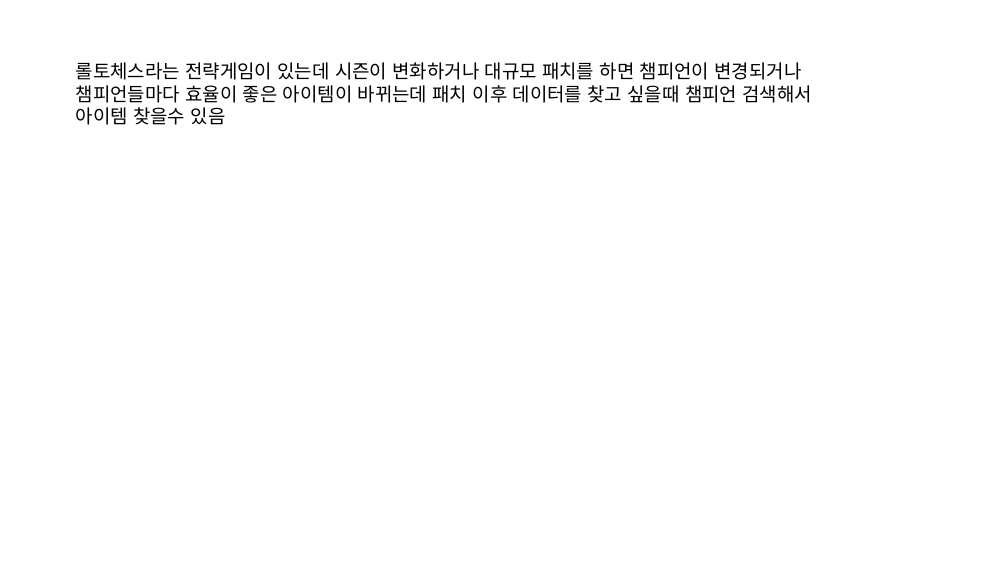
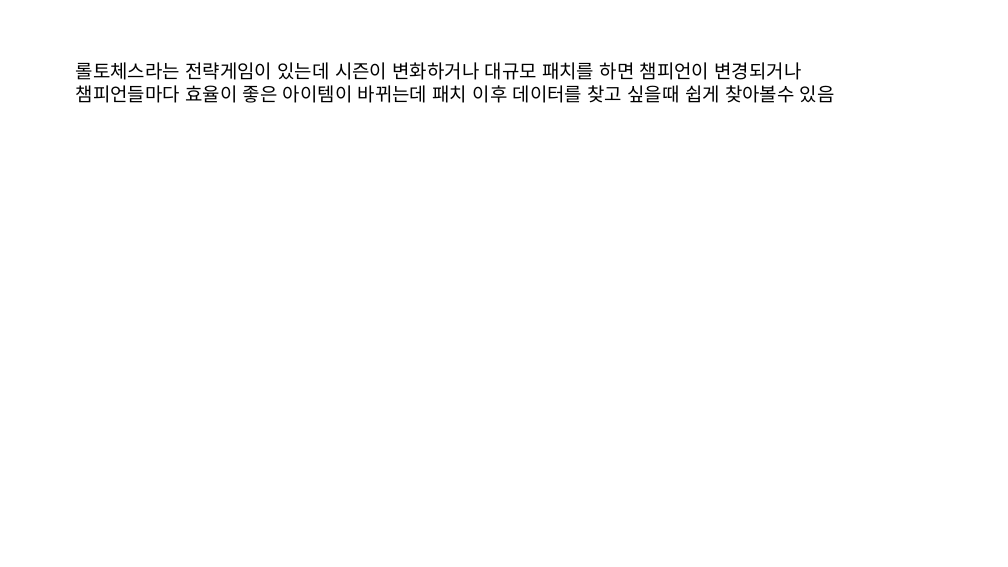
Before and after one commit to ohnchangmin/KB_study, a slide deck: slide 1 of 롤체지지크롤링.pptx. Drawn at 1008x567 pixels with LibreOffice and Linux fonts; fonts in the diff are those of the drawing. Boxes give left, top, right and bottom in pixels: in the first picture for what was removed or moved away, otherwise in the second. Text is boxed around its words. In the diff, an @@ line names an element or a change of style, - is before the commit and + after.

```diff
--- a/롤체지지크롤링.pptx
+++ b/롤체지지크롤링.pptx
@@ text at [76,85,835,103]: text changed @@
-챔피언들마다 효율이 좋은 아이템이 바뀌는데 패치 이후 데이터를 찾고 싶을때 챔피언 검색해서
-아이템 찾을수 있음
+챔피언들마다 효율이 좋은 아이템이 바뀌는데 패치 이후 데이터를 찾고 싶을때 쉽게 찾아볼수 있음
```
Also in this commit, not shown: 17 other files.
